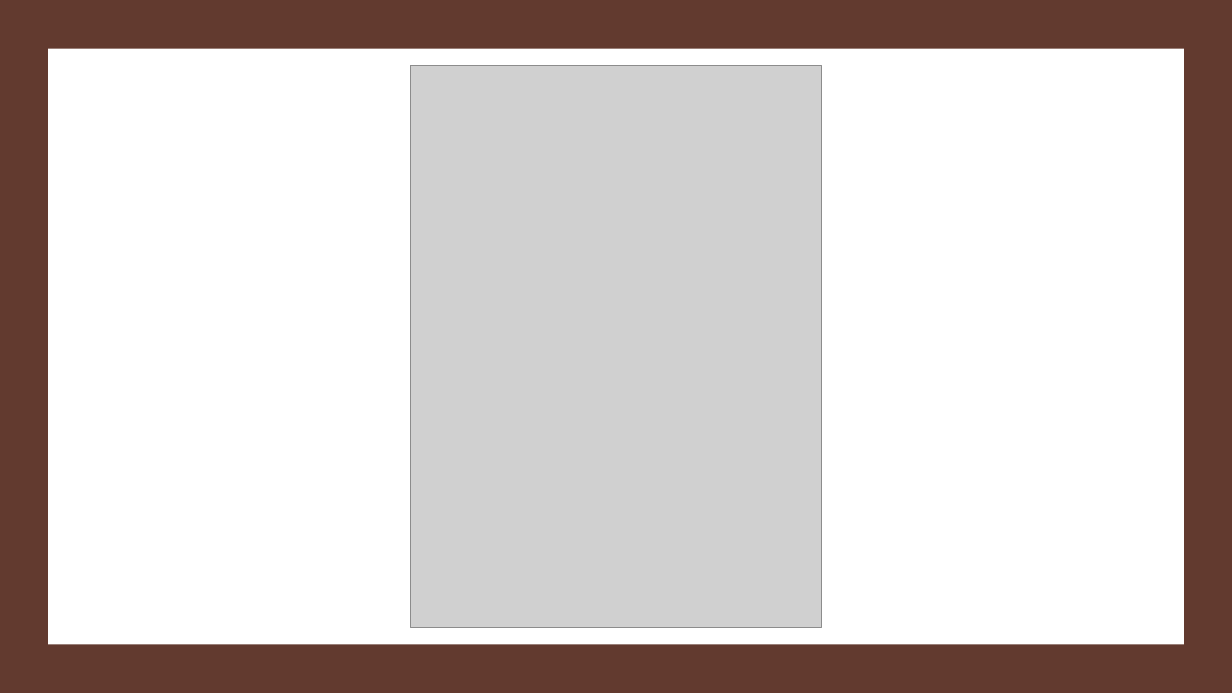
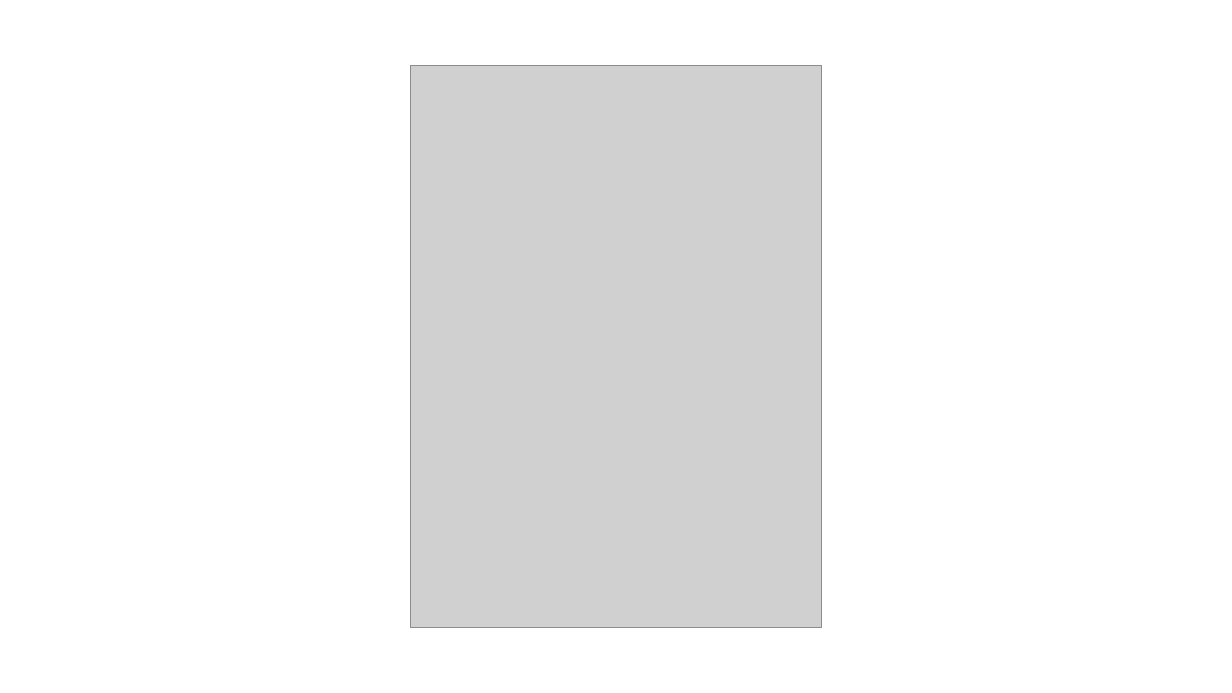
Before and after one commit to CodeFluent/Notes, a slide deck: slide 20 of CS-6222/Fall_2018/project/PrivKV Differential Privacy for Key Value Structured Data.pptx. Drawn at 1232x693 pixels with LibreOffice and Linux fonts; fonts in the diff are those of the drawing; grey boxes stand for pictures. Boxes give left, top, right and bottom in pixels: in the first picture for what was removed or moved away, otherwise in the second. Text is boxed around its words. In the diff, an @@ line names an element or a change of style, - is before the commit and + after.

```diff
--- a/CS-6222/Fall_2018/project/PrivKV Differential Privacy for Key Value Structured Data.pptx
+++ b/CS-6222/Fall_2018/project/PrivKV Differential Privacy for Key Value Structured Data.pptx
@@ rectangle removed at bbox=[0, 0, 1232, 693] @@
@@ rectangle removed at bbox=[48, 49, 1184, 645] @@
```
Also in this commit, not shown: 19 other slides changed, 2 other files.
